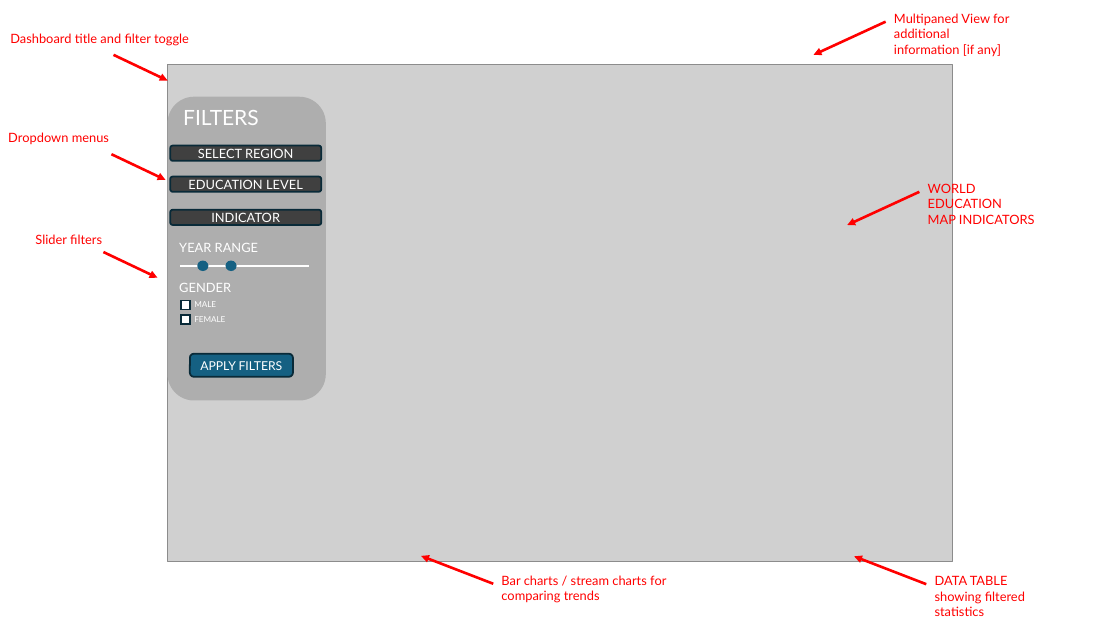
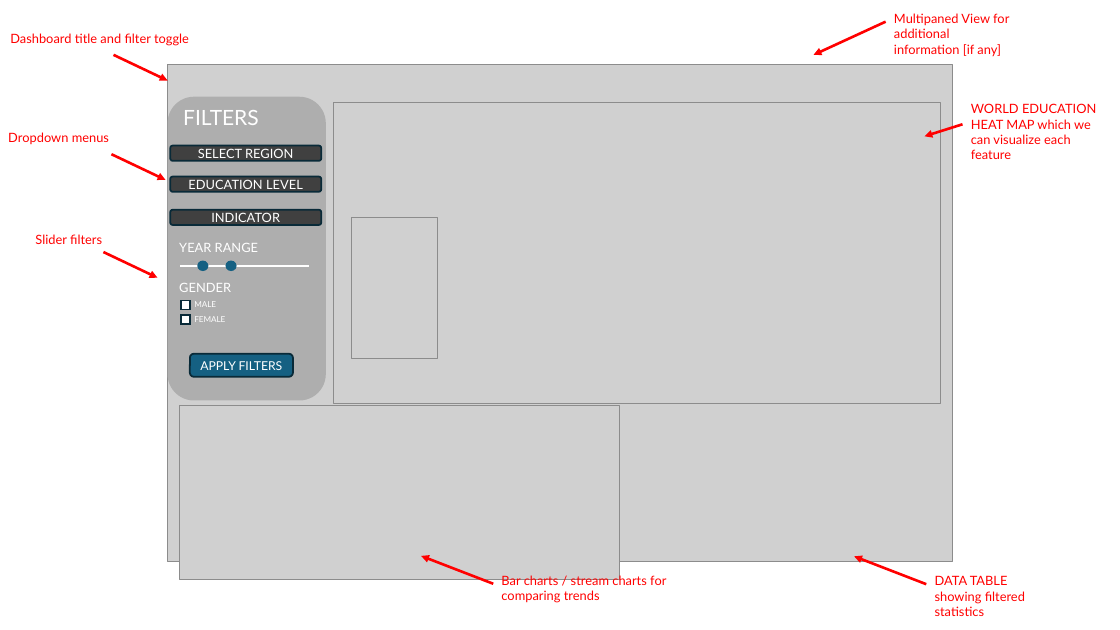
Before and after one commit to UBC-MDS/DSCI-532_2026_15_TempName, a slide deck: slide 1 of img/drafts/sketch_labeled.pptx. Drawn at 1120x630 pixels with LibreOffice and Linux fonts; fonts in the diff are those of the drawing; grey boxes stand for pictures. Boxes give left, top, right and bottom in pixels: in the first picture for what was removed or moved away, otherwise in the second. Text is boxed around its words. In the diff, an @@ line names an element or a change of style, - is before the commit and + after.

```diff
--- a/img/drafts/sketch_labeled.pptx
+++ b/img/drafts/sketch_labeled.pptx
@@ picture added at (334, 103, 941, 404) @@
@@ text "WORLD EDUCATION": place and size @@
-text "WORLD EDUCATION" at (928, 182, 1035, 227)
+text "WORLD EDUCATION" at (971, 103, 1096, 159)
@@ text at (971, 119, 1091, 159): text changed @@
-MAP INDICATORS
+HEAT MAP which we can visualize each feature
@@ arrow moved from (920, 192) - (848, 225) to (963, 124) - (925, 136) @@
@@ picture added at (351, 217, 438, 358) @@
@@ picture added at (180, 406, 620, 580) @@
```
Also in this commit, not shown: 1 other file.
